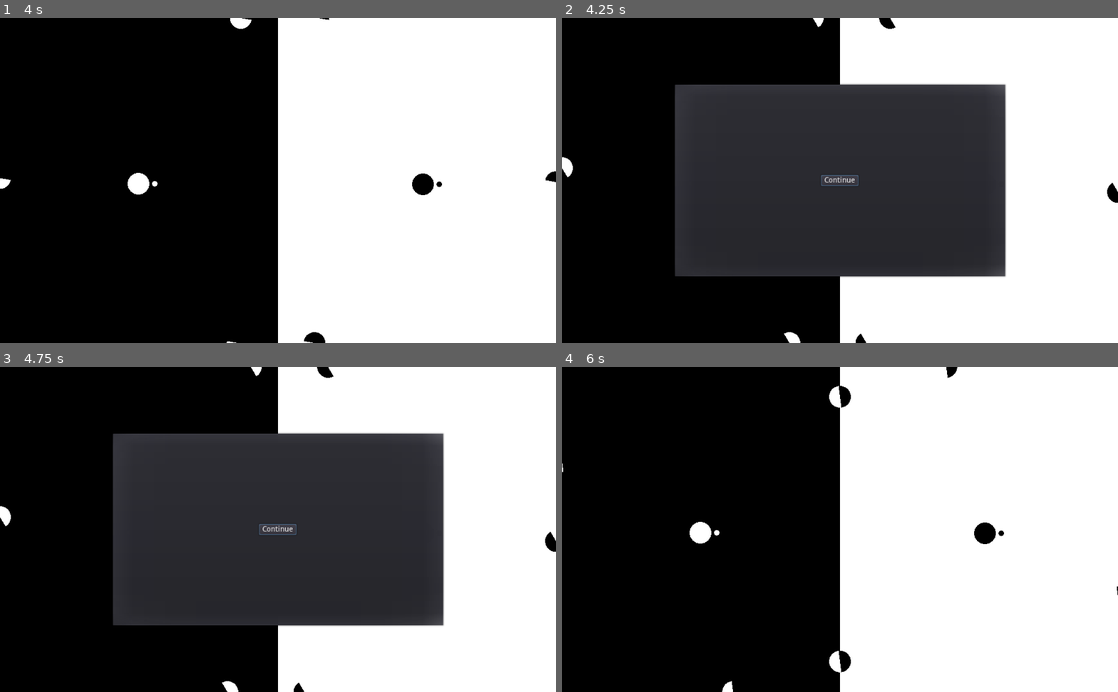
Above: before the commit, frames 1-4 (two rows, left to right).
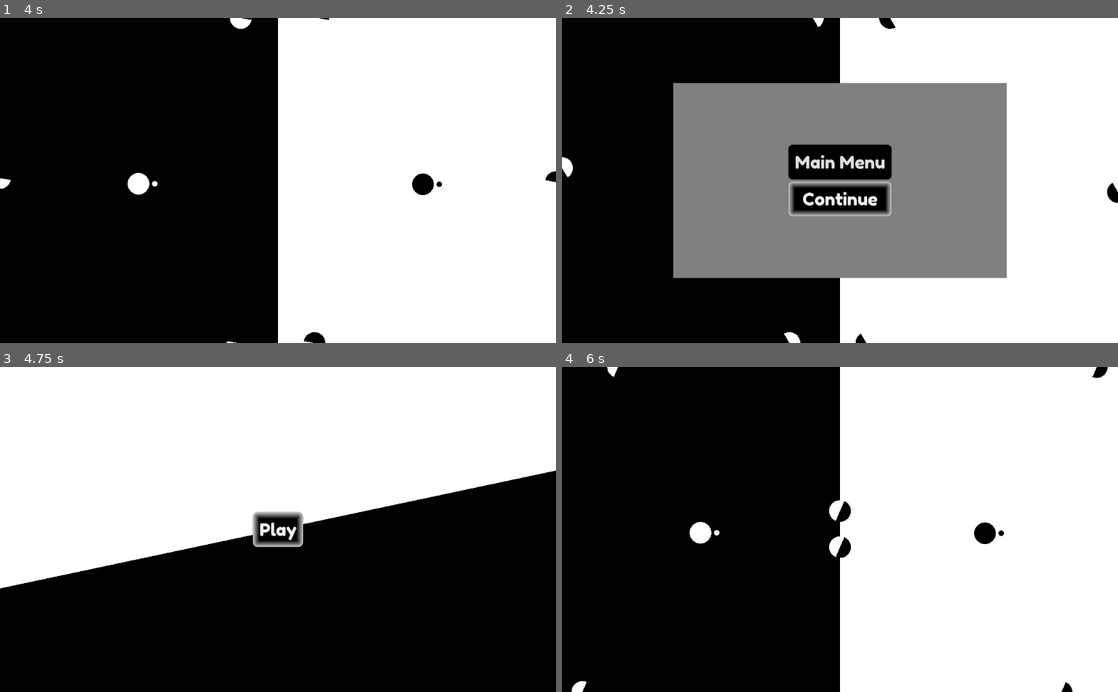
Above: after the commit, the same moments.

Repository: doctor-g/GGJ22
Game: Godot game, scene res://World/World.tscn
Two runs of this game, one before a commit and one after it. Both use one fixed random seed, a clock stepped at 60 frames per second and the inputs below.
Inputs (mouse positions are in pixels of both pictures, inside the frame that each line leads up to):
- Up to frame 1 (4 s): no input
- Up to frame 2 (4.25 s): tap P (pause) at 4.15 s
- Up to frame 3 (4.75 s): click (278, 510) at 4.25 s, where only the run after the commit has a clickable "Main Menu"
- Up to frame 4 (6 s): click (840, 529) at 5 s, where only the run after the commit has a clickable "Play"

Frame 1 is identical in both runs. In frame 2, 36% of the frame differs, in the area x 20-80%, y 19-81%; in frame 3, 73%, in the area x 0-100%, y 0-100%; in frame 4, 1.1%.

Commit message:
Theme screens

Diff:
--- /dev/null
+++ b/project/Shared/theme.tres
@@ -0,0 +1,42 @@
+[gd_resource type="Theme" load_steps=6 format=2]
+
+[ext_resource path="res://Shared/FredokaOne-Regular.ttf" type="DynamicFontData" id=1]
+
+[sub_resource type="StyleBoxFlat" id=3]
+bg_color = Color( 0, 0, 0, 1 )
+border_width_left = 12
+border_width_top = 12
+border_width_right = 12
+border_width_bottom = 12
+border_color = Color( 0.784314, 0.784314, 0.784314, 1 )
+border_blend = true
+corner_radius_top_left = 8
+corner_radius_top_right = 8
+corner_radius_bottom_right = 8
+corner_radius_bottom_left = 8
+
+[sub_resource type="StyleBoxFlat" id=4]
+bg_color = Color( 0, 0, 0, 1 )
+border_width_left = 12
+border_width_top = 12
+border_width_right = 12
+border_width_bottom = 12
+border_color = Color( 0, 0, 0, 1 )
+corner_radius_top_left = 8
+corner_radius_top_right = 8
+corner_radius_bottom_right = 8
+corner_radius_bottom_left = 8
+
+[sub_resource type="StyleBoxFlat" id=1]
+bg_color = Color( 0.501961, 0.501961, 0.501961, 1 )
+
+[sub_resource type="DynamicFont" id=2]
+size = 32
+font_data = ExtResource( 1 )
+
+[resource]
+default_font = SubResource( 2 )
+Button/styles/focus = SubResource( 3 )
+Button/styles/hover = SubResource( 3 )
+Button/styles/normal = SubResource( 4 )
+PopupDialog/styles/panel = SubResource( 1 )
--- a/project/UI/PauseMenu.gd
+++ b/project/UI/PauseMenu.gd
@@ -1,6 +1,6 @@
 extends PopupDialog
 
-onready var _continue_button := $CenterContainer/ContinueButton
+onready var _continue_button := $CenterContainer/VBoxContainer/ContinueButton
 
 func show():
 	.show()
@@ -10,3 +10,9 @@
 func _on_ContinueButton_pressed():
 	get_tree().paused = false
 	hide()
+
+
+func _on_MainMenuButton_pressed():
+	get_tree().paused = false
+	# warning-ignore:return_value_discarded
+	get_tree().change_scene("res://UI/StartMenu.tscn")
--- a/project/UI/PauseMenu.tscn
+++ b/project/UI/PauseMenu.tscn
@@ -1,6 +1,7 @@
-[gd_scene load_steps=2 format=2]
+[gd_scene load_steps=3 format=2]
 
 [ext_resource path="res://UI/PauseMenu.gd" type="Script" id=1]
+[ext_resource path="res://Shared/theme.tres" type="Theme" id=2]
 
 [node name="PauseMenu" type="PopupDialog"]
 pause_mode = 2
@@ -9,6 +10,7 @@
 anchor_top = 0.2
 anchor_right = 0.8
 anchor_bottom = 0.8
+theme = ExtResource( 2 )
 script = ExtResource( 1 )
 __meta__ = {
 "_edit_use_anchors_": false
@@ -21,11 +23,22 @@
 "_edit_use_anchors_": false
 }
 
-[node name="ContinueButton" type="Button" parent="CenterContainer"]
-margin_left = 272.0
-margin_top = 170.0
-margin_right = 341.0
-margin_bottom = 190.0
+[node name="VBoxContainer" type="VBoxContainer" parent="CenterContainer"]
+margin_left = 212.0
+margin_top = 114.0
+margin_right = 402.0
+margin_bottom = 246.0
+
+[node name="MainMenuButton" type="Button" parent="CenterContainer/VBoxContainer"]
+margin_right = 190.0
+margin_bottom = 64.0
+text = "Main Menu"
+
+[node name="ContinueButton" type="Button" parent="CenterContainer/VBoxContainer"]
+margin_top = 68.0
+margin_right = 190.0
+margin_bottom = 132.0
 text = "Continue"
 
-[connection signal="pressed" from="CenterContainer/ContinueButton" to="." method="_on_ContinueButton_pressed"]
+[connection signal="pressed" from="CenterContainer/VBoxContainer/MainMenuButton" to="." method="_on_MainMenuButton_pressed"]
+[connection signal="pressed" from="CenterContainer/VBoxContainer/ContinueButton" to="." method="_on_ContinueButton_pressed"]
--- a/project/UI/StartMenu.gd
+++ b/project/UI/StartMenu.gd
@@ -1,20 +1,12 @@
 extends Control
 
-
-# Declare member variables here. Examples:
-# var a = 2
-# var b = "text"
+onready var _play_button := $CenterContainer/PlayButton
 
 
-# Called when the node enters the scene tree for the first time.
 func _ready():
-	pass # Replace with function body.
+	_play_button.grab_focus()
 
 
-# Called every frame. 'delta' is the elapsed time since the previous frame.
-#func _process(delta):
-#	pass
-
-
-func _on_Button_pressed():
+func _on_PlayButton_pressed():
+	# warning-ignore:return_value_discarded
 	get_tree().change_scene("res://World/World.tscn")
--- a/project/UI/StartMenu.tscn
+++ b/project/UI/StartMenu.tscn
@@ -1,6 +1,7 @@
-[gd_scene load_steps=4 format=2]
+[gd_scene load_steps=5 format=2]
 
 [ext_resource path="res://UI/StartMenu.gd" type="Script" id=1]
+[ext_resource path="res://Shared/theme.tres" type="Theme" id=2]
 
 [sub_resource type="Animation" id=1]
 length = 0.001
@@ -35,6 +36,7 @@
 [node name="StartMenu" type="Control"]
 anchor_right = 1.0
 anchor_bottom = 1.0
+theme = ExtResource( 2 )
 script = ExtResource( 1 )
 __meta__ = {
 "_edit_use_anchors_": false
@@ -55,15 +57,18 @@
 anims/RESET = SubResource( 1 )
 anims/Spin = SubResource( 2 )
 
-[node name="Button" type="Button" parent="."]
-anchor_left = 0.5
-anchor_top = 0.5
-anchor_right = 0.5
-anchor_bottom = 0.5
-margin_left = -19.0
-margin_top = -10.0
-margin_right = 19.0
-margin_bottom = 10.0
+[node name="CenterContainer" type="CenterContainer" parent="."]
+anchor_right = 1.0
+anchor_bottom = 1.0
+__meta__ = {
+"_edit_use_anchors_": false
+}
+
+[node name="PlayButton" type="Button" parent="CenterContainer"]
+margin_left = 466.0
+margin_top = 268.0
+margin_right = 558.0
+margin_bottom = 332.0
 text = "Play"
 
-[connection signal="pressed" from="Button" to="." method="_on_Button_pressed"]
+[connection signal="pressed" from="CenterContainer/PlayButton" to="." method="_on_PlayButton_pressed"]
Binary file added: project/Shared/FredokaOne-Regular.ttf
Not shown, changed: README.md
Not shown, added: raw_assets/fonts/OFL.txt
